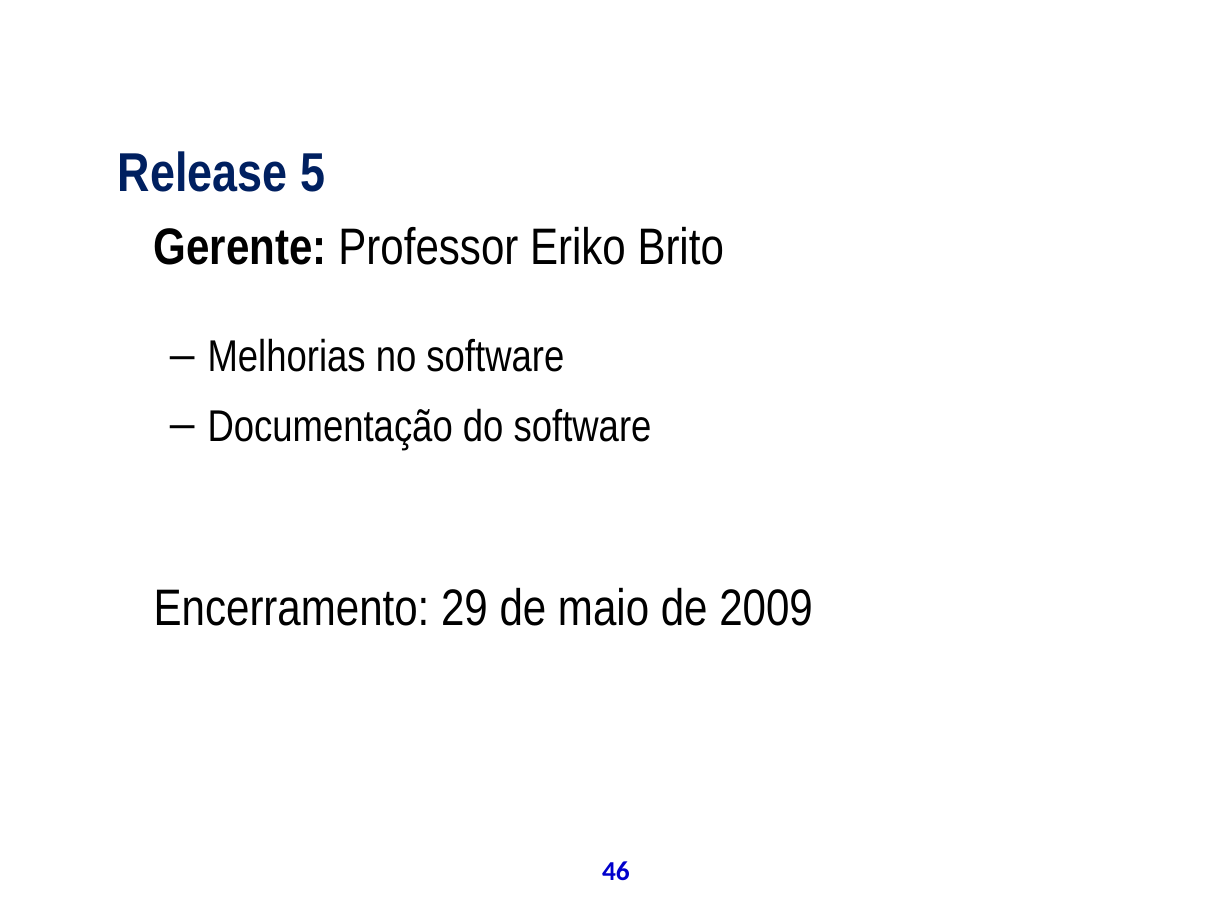
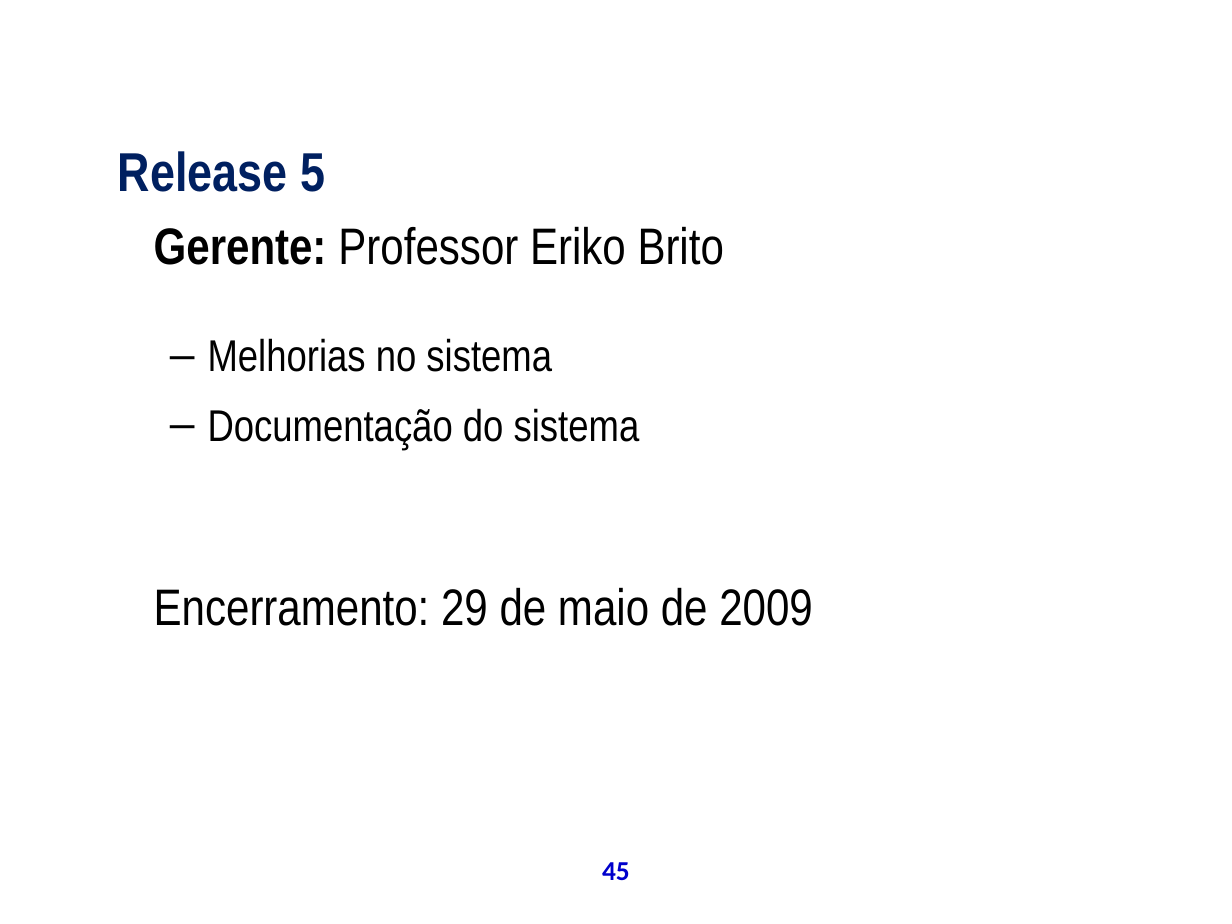
Before and after one commit to theoziran/sislodim, a slide deck: slide 45 of documentos/ProjetoPSA/Apresentação Final.ppt (slide 46 before the commit). Drawn at 1232x924 pixels with LibreOffice and Linux fonts; fonts in the diff are those of the drawing; background and template pictures are left out. Boxes give left, top, right and bottom in pixels: in the first picture for what was removed or moved away, otherwise in the second. Text is boxed around its words. In the diff, an @@ line names an element or a change of style, - is before the commit and + after.

```diff
--- a/documentos/ProjetoPSA/Apresentação Final.ppt
+++ b/documentos/ProjetoPSA/Apresentação Final.ppt
@@ text at (208, 338, 640, 449): text changed @@
-  – Melhorias no software
-  – Documentação do software
+  – Melhorias no sistema
+  – Documentação do sistema
@@ page number at (602, 862, 630, 880): text changed @@
-46
+45
```
Also in this commit, not shown: 34 other slides changed, 2 slides added, 1 slide removed.
